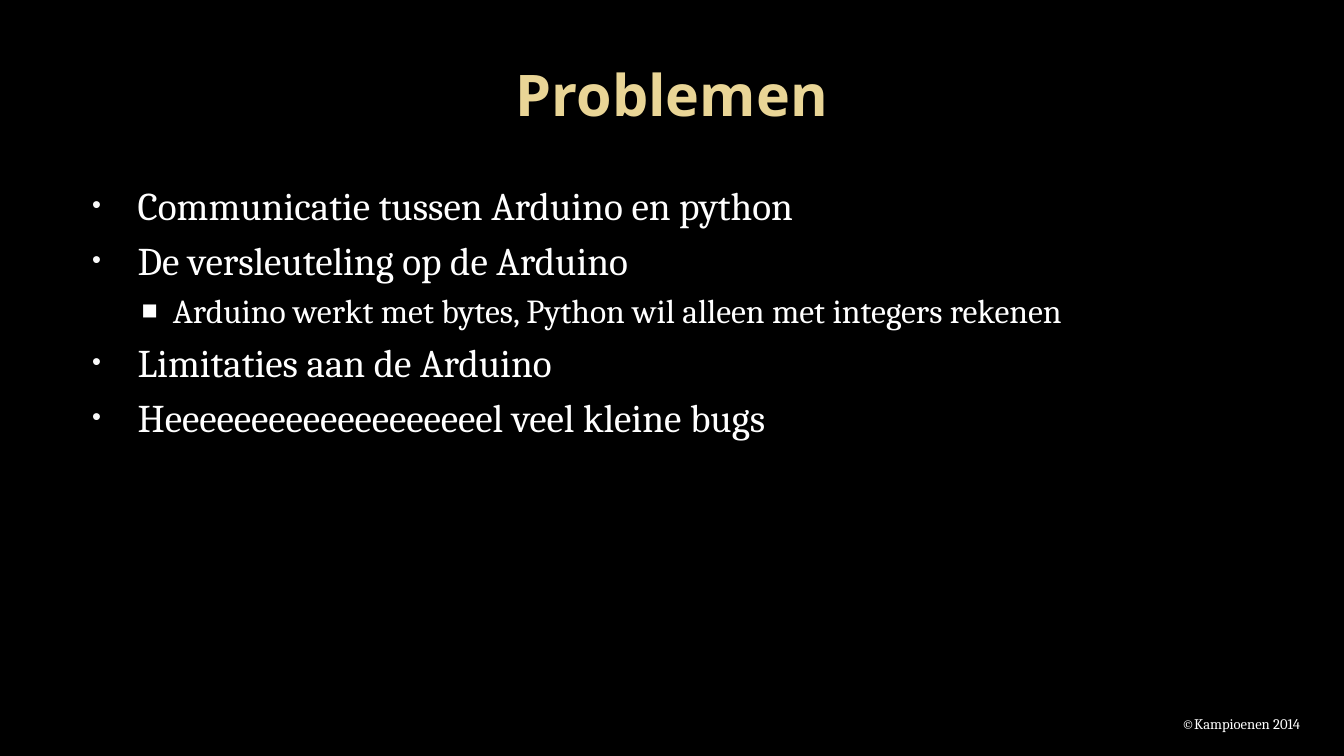
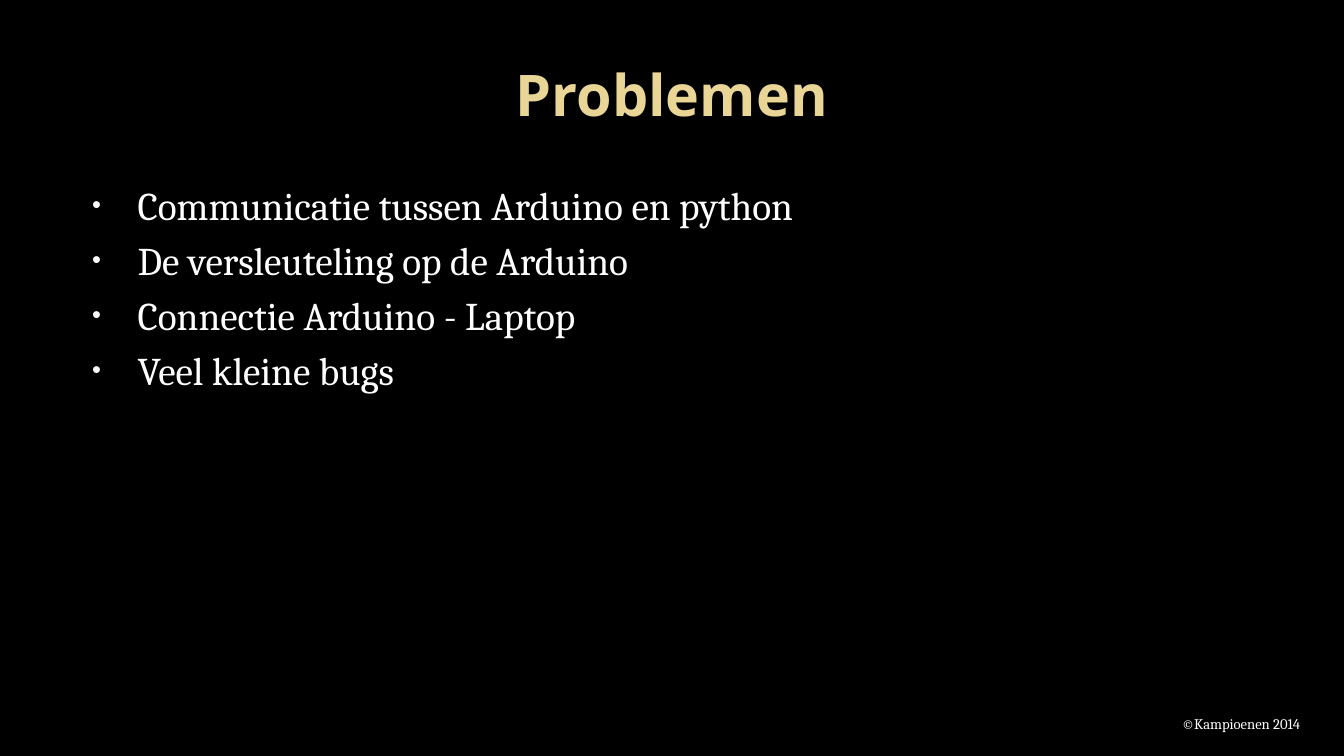
Before and after one commit to Projectgroep-18/Beveiligde-Pasjes, a slide deck: slide 11 of presentatie/Project beveiligde pasjes.pptx (slide 12 before the commit). Drawn at 1344x756 pixels with LibreOffice and Linux fonts; fonts in the diff are those of the drawing; background and template pictures are left out. Boxes give left, top, right and bottom in pixels: in the first picture for what was removed or moved away, otherwise in the second. Text is boxed around its words. In the diff, an @@ line names an element or a change of style, - is before the commit and + after.

```diff
--- a/presentatie/Project beveiligde pasjes.pptx
+++ b/presentatie/Project beveiligde pasjes.pptx
@@ text at (x1=138, y1=302, x2=575, y2=394): text changed @@
-  ■ Arduino werkt met bytes, Python wil alleen met integers rekenen
-• Limitaties aan de Arduino
-• Heeeeeeeeeeeeeeeeeeel veel kleine bugs
+• Connectie Arduino - Laptop
+• Veel kleine bugs
```
Also in this commit, not shown: 9 other slides changed, 1 slide added, 2 slides removed.
